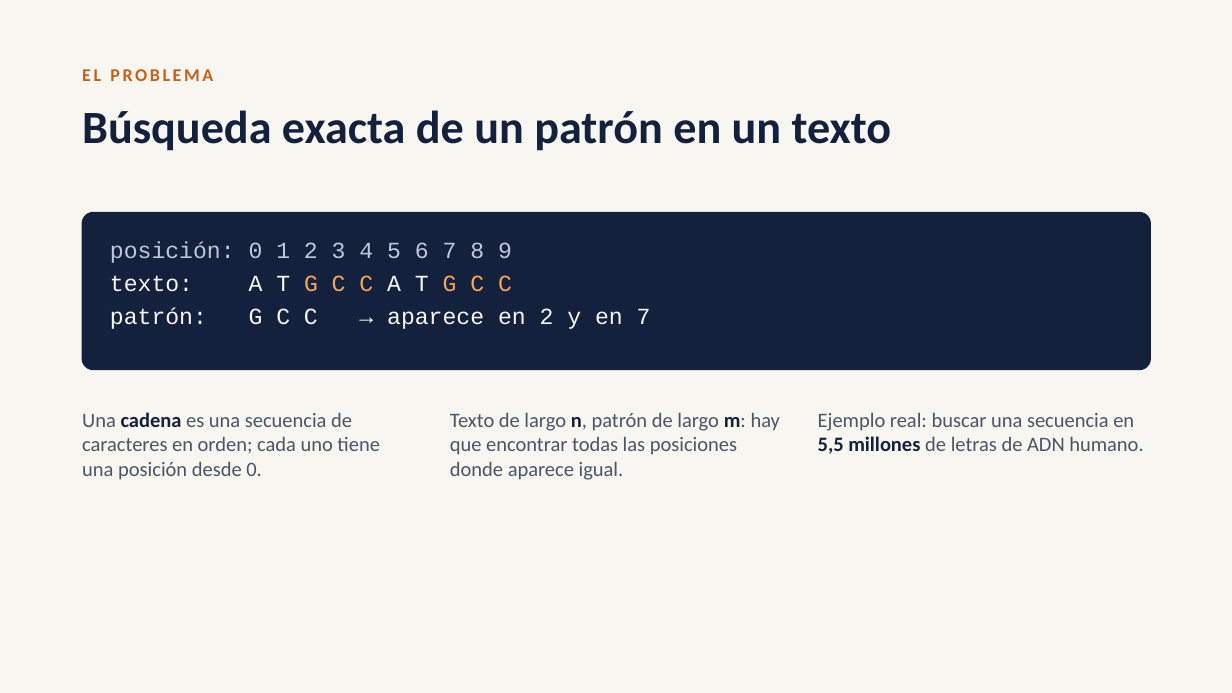
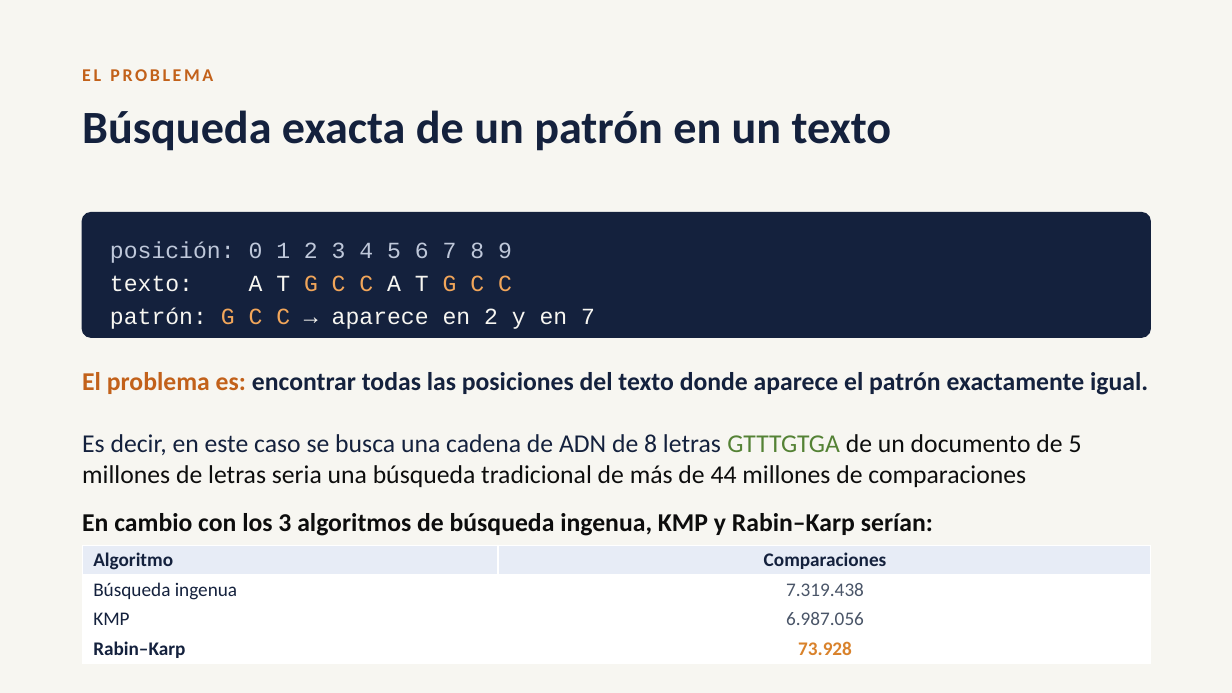
Before and after one commit to rolandramirez491/busqueda-patrones-adn, a slide deck: slide 2 of Presentacion_Busqueda_Patrones.pptx. Drawn at 1232x693 pixels with LibreOffice and Linux fonts; fonts in the diff are those of the drawing. Boxes give left, top, right and bottom in pixels: in the first picture for what was removed or moved away, otherwise in the second. Text is boxed around its words. In the diff, an @@ line names an element or a change of style, - is before the commit and + after.

```diff
--- a/Presentacion_Busqueda_Patrones.pptx
+++ b/Presentacion_Busqueda_Patrones.pptx
@@ rounded rectangle resized from (x1=82, y1=213, x2=1151, y2=370) to (x1=82, y1=213, x2=1151, y2=337) @@
@@ text at (x1=110, y1=307, x2=595, y2=329): text colour #F7F6F1 to #F2A65A in "G C C" @@
@@ text at (x1=82, y1=372, x2=1148, y2=536): text changed; size 16 to 20 pt; text colour #4A5568 to #0D0D0D; bold on @@
-Una cadena es una secuencia de caracteres en orden; cada uno tiene una posición desde 0.
+El problema es: encontrar todas las posiciones del texto donde aparece el patrón exactamente igual.
+Es decir, en este caso se busca una cadena de ADN de 8 letras GTTTGTGA de un documento de 5 millones de letras seria una búsqueda tradicional de más de 44 millones de comparaciones
+En cambio con los 3 algoritmos de búsqueda ingenua, KMP y Rabin–Karp serían:
@@ text removed at (x1=450, y1=412, x2=780, y2=480) @@
-Texto de largo n, patrón de largo m: hay que encontrar todas las posiciones donde aparece igual.
@@ text removed at (x1=818, y1=412, x2=1143, y2=454) @@
-Ejemplo real: buscar una secuencia en 5,5 millones de letras de ADN humano.
@@ table added at (x1=82, y1=545, x2=1151, y2=664), 4 rows, 2 columns @@
+Algoritmo | Comparaciones
+Búsqueda ingenua | 7.319.438
+KMP | 6.987.056
+Rabin–Karp | 73.928
```
Also in this commit, not shown: 7 other slides changed, 29 slides added, 1 slide removed, 1 other file.
